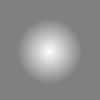
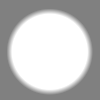
The second 100 x 100 image is a revision of the first. Changes to its layers:
added layer "Layer #1" above "Layer" over left=7, top=9, right=93, bottom=95
hid "Layer" over left=17, top=19, right=82, bottom=84
